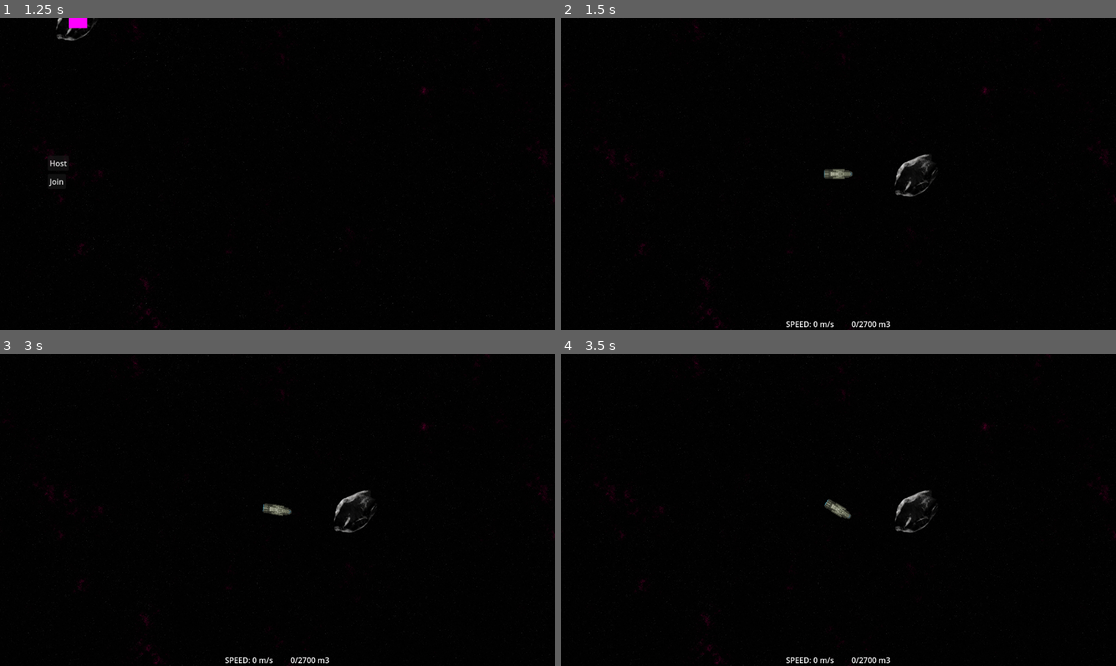
Above: before the commit, frames 1-4 (two rows, left to right).
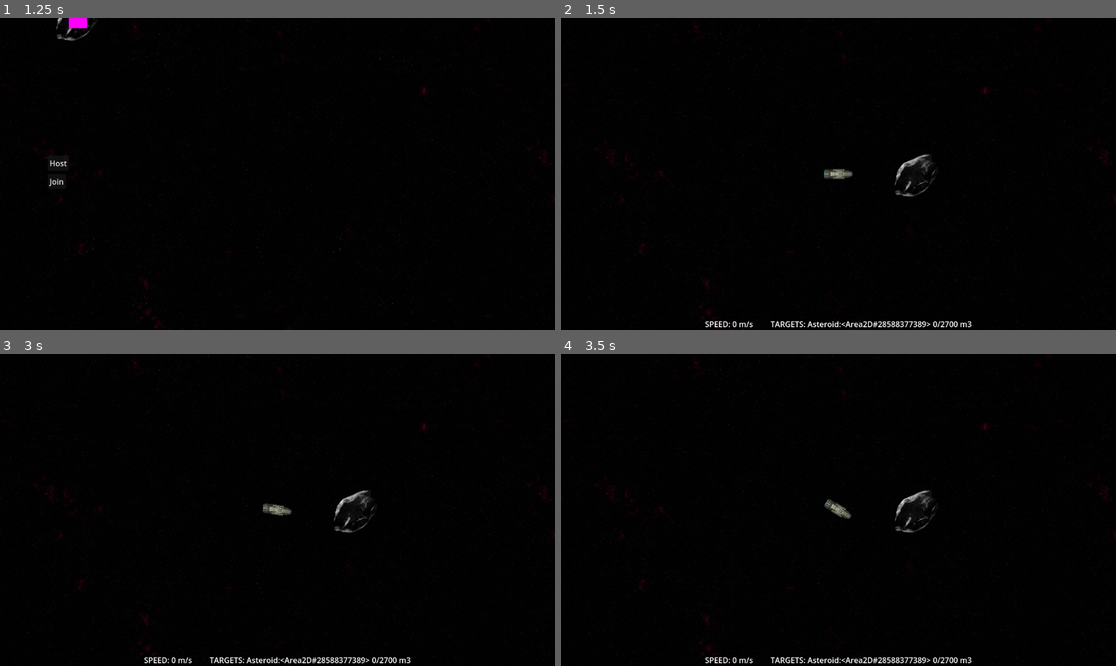
Above: after the commit, the same moments.

Repository: maxwelljens/fractalfrontiers
Game: Godot game, scene res://multi_test.tscn
Same seed, same stepped clock (60 frames per second), same inputs: the game is played once before the commit and once after it.
Inputs (mouse positions are in pixels of both pictures, inside the frame that each line leads up to):
- Up to frame 1 (1.25 s): tap Enter at 0.5 s; move the mouse to (77, 18) at 0.52 s; hold D (right) from 0.53 s (still down); click (77, 18) at 0.6 s
- Up to frame 2 (1.5 s): release D (right) at 1.25 s; click "Host" at 1.25 s
- Up to frame 3 (3 s): tap Space at 2 s; move the mouse to (166, 525) at 2.02 s; hold S (backward) 2.03-2.78 s; click (166, 525) at 2.1 s; tap Enter at 2.75, 2.85 s; move the mouse to (333, 441) at 2.77 s; hold D (right) from 2.78 s (still down)
- Up to frame 4 (3.5 s): keep holding D (right); click (894, 441) at 3.05 s

Frame 1 is identical in both runs. In frame 2, 0.5% of the frame differs, in the area x 25-74%, y 97-100%; in frame 3, 0.5%; in frame 4, 0.5%.

Commit message:
master

Diff:
--- a/asteroid.tscn
+++ b/asteroid.tscn
@@ -5,9 +5,6 @@
 [ext_resource type="PackedScene" uid="uid://cy1vevbr2wdfw" path="res://nodes/selectable.tscn" id="3_41l7m"]
 
 [sub_resource type="SceneReplicationConfig" id="SceneReplicationConfig_i33a4"]
-properties/0/path = NodePath("Label:text")
-properties/0/spawn = true
-properties/0/replication_mode = 1
 
 [sub_resource type="CircleShape2D" id="CircleShape2D_a0ujn"]
 radius = 33.1913
--- /dev/null
+++ b/nodes/global/targets.gd
@@ -0,0 +1,3 @@
+extends Node
+
+var targets: Array[Node]
--- a/nodes/selectable.gd
+++ b/nodes/selectable.gd
@@ -9,8 +9,10 @@
   parent_node.mouse_exited.connect(_on_parent_mouse_exited)
 
 func _on_parent_input_event(_viewport, _event, _shape_idx):
-  if Input.is_action_just_pressed("left_click"):
-    pass
+  if Input.is_action_just_pressed("left_click") and parent_node not in Targets.targets:
+    Targets.targets.append(parent_node)
+  elif Input.is_action_just_pressed("left_click") and parent_node in Targets.targets:
+    Targets.targets.erase(parent_node)
 
 func _on_parent_mouse_entered():
   $Sprite2D.visible = true
--- a/player.gd
+++ b/player.gd
@@ -11,6 +11,7 @@
   camera.make_current()
 
 func _physics_process(_delta):
+  $UI/Bottom/HBoxContainer/Targets.text = "TARGETS: %s" % Targets.targets
   move_and_slide()
 
 func _enter_tree():
--- a/player.tscn
+++ b/player.tscn
@@ -60,6 +60,11 @@
 layout_mode = 2
 text = "SPEED"
 
+[node name="Targets" type="Label" parent="UI/Bottom/HBoxContainer"]
+custom_minimum_size = Vector2(132, 0)
+layout_mode = 2
+text = "TARGETS:"
+
 [node name="Cargo" type="Label" parent="UI/Bottom/HBoxContainer"]
 layout_mode = 2
 text = "0/2700 m3"
--- a/project.godot
+++ b/project.godot
@@ -14,6 +14,10 @@
 run/main_scene="res://multi_test.tscn"
 config/features=PackedStringArray("4.2", "Forward Plus")
 config/icon="res://icon.svg"
+
+[autoload]
+
+Targets="*res://nodes/global/targets.gd"
 
 [editor_plugins]
 
